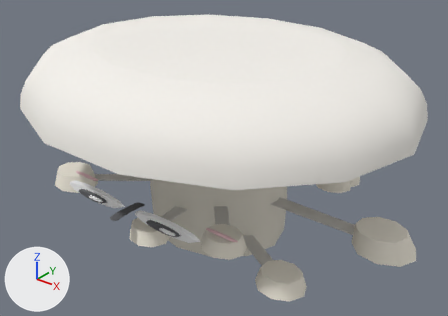
An edit to the glTF model web-forest/public/model/species/leucoagaricus-rubrotinctus.glb, drawn before and after from the same camera.
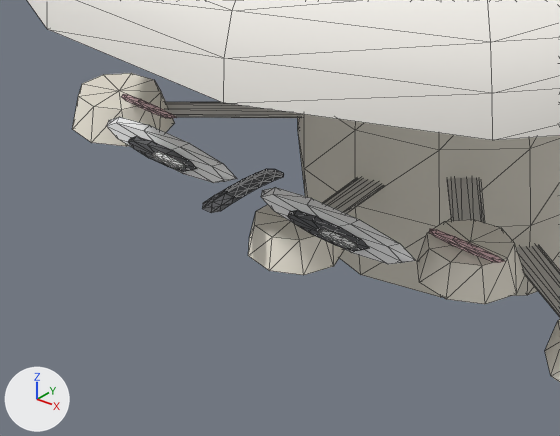
Each version appears first whole from a 50 mm lens placed at (0.581, -0.722, 0.574), pointed at (0.011, -0.009, 0.133), and next in a close-up on the part from 5% to 58% of the width and 41% to 100% of the height. Arrows for +X, +Y and +Z are at lower left; the lights stay in place. The last two pictures show the newer version. The close-ups show mesh edges as thin lines. Where no turn or scale is listed for an object, it has been applied to the vertices. Vertices at exactly the same position are counted once.

Names of what the first close-up shows: 'p1', 'p4', 'p7', 'p9', 'stalk'.
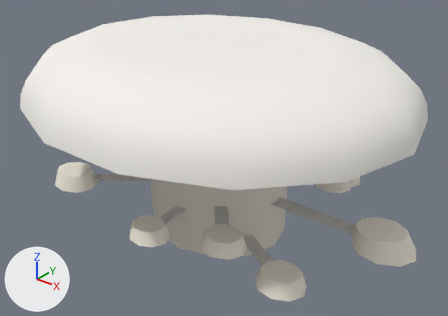
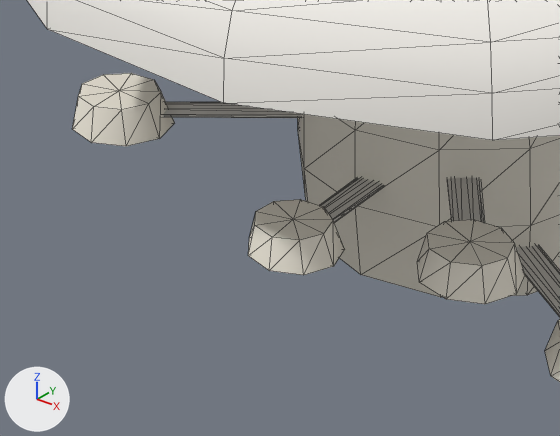
Changed parts and their boxes (x1, y1, x2, y2) in the close-ups (560 x 436 px; the box of a moved part takes in the faces that stretch with it):
part 1 of me_mesh_0, moved or reshaped (not visible afterwards): before (202, 169, 284, 213)
part 2 of me_mesh_0, moved or reshaped (not visible afterwards): before (107, 97, 505, 264)
part 3 of me_mesh_0, recoloured: before (121, 94, 455, 264)

What the commit changed:
me_mesh_0 is used by ob_stalk; location (-0.0106, 0.0, 0.0).
me_mesh_0 had 407 vertices, 764 faces and spanned x -0.33..0.33, y -0.277..0.277, z 0.0..0.32.
me_mesh_0 now has 449 vertices, 844 faces and spans x -0.33..0.33, y -0.277..0.277, z 0.0..0.32.
me_mesh_0 part 1: the loose piece of 38 vertices spanning x -0.008..0.008, y -0.234..-0.174, z 0.114..0.116 is scaled about its middle by (0.144, 0.153, 1.02), then moved by (0.0, 0.111, 0.0).
Part 2, on me_mesh_0:
30 vertices are removed from x -0.14..0.161, y -0.215..-0.161, z 0.109..0.126.
194 faces are deleted.
146 vertices move from x -0.168..0.168, y -0.215..-0.161, z 0.106..0.126 to x -0.023..0.023, y -0.096..-0.075, z 0.096..0.128.
22 vertices are added at x -0.009..0.023, y -0.096..-0.078, z 0.108..0.132.
6 new vertices lie (0.004, 0.0, 0.0) away from vertices in x -0.149..0.132, y -0.21..-0.161, z 0.107..0.11.
194 new faces join them.
me_mesh_0 part 3: 84 kept faces spanning x -0.023..0.023, y -0.096..-0.075, z 0.096..0.128 get new vertex colours.
Other edits to the shape of me_mesh_0 do not show in these pictures.
